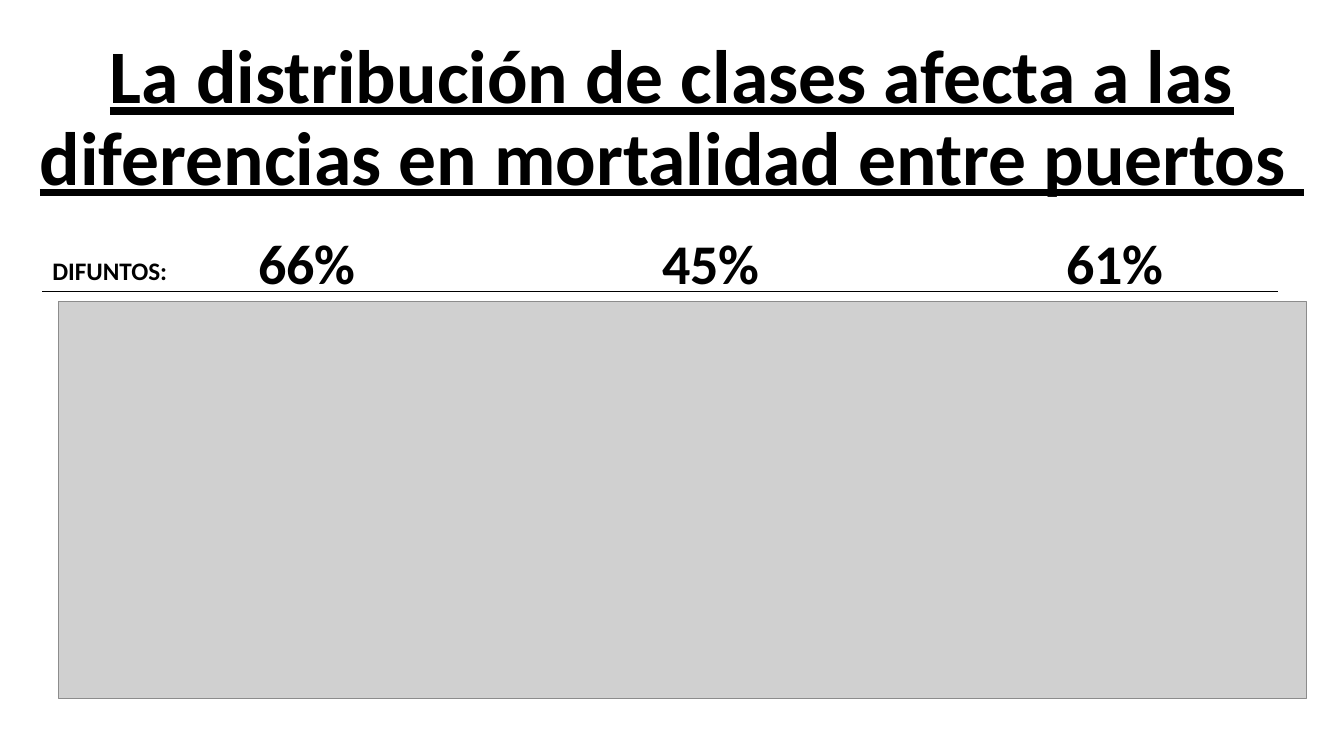
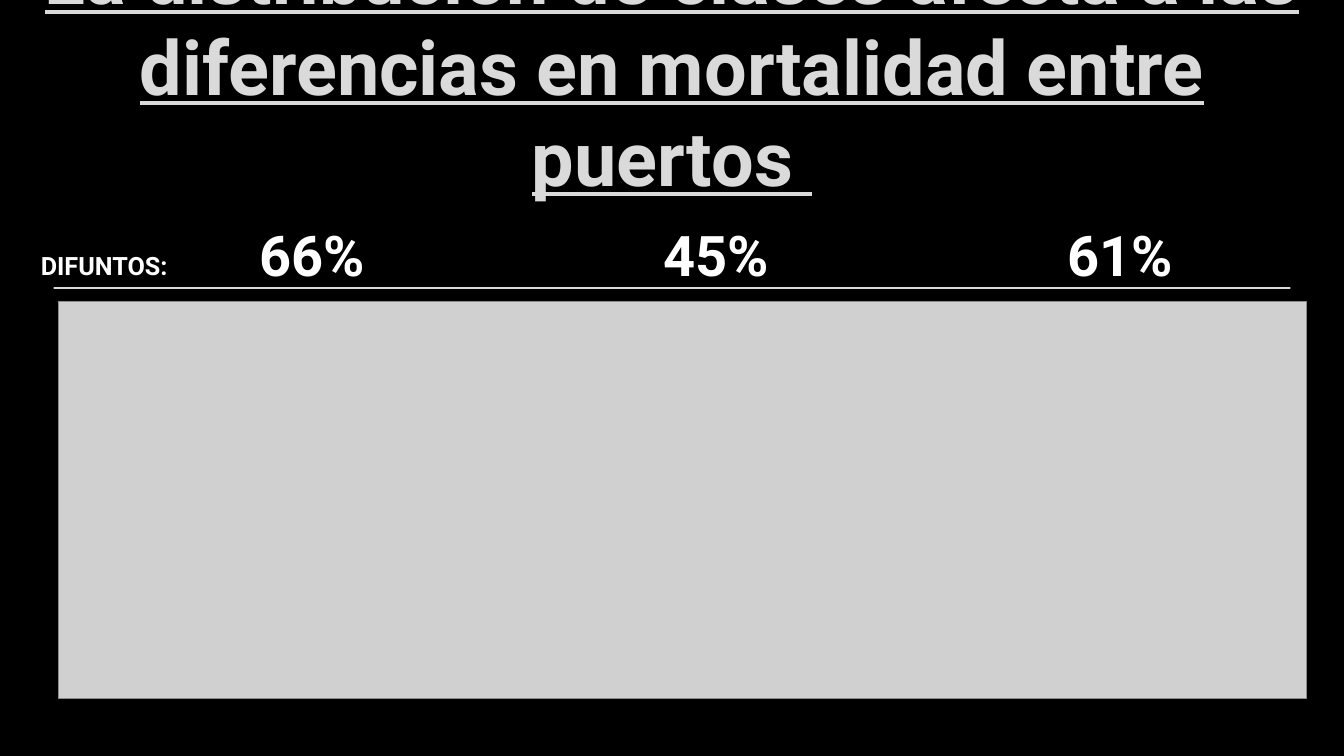
Before and after one commit to guicnw/ONLINE_DS_THEBRIDGE_GUILLERMO, a slide deck: slide 5 of Sprint_8/Sprint8_Unidad_2/Practica_Obligatoria_Sprint8_Unidad_2/Titanic Presentación.pptx. Drawn at 1344x756 pixels with LibreOffice and Linux fonts; fonts in the diff are those of the drawing; grey boxes stand for pictures; background and template pictures are left out. Boxes give left, top, right and bottom in pixels: in the first picture for what was removed or moved away, otherwise in the second. Text is boxed around its words. In the diff, an @@ line names an element or a change of style, - is before the commit and + after.

```diff
--- a/Sprint_8/Sprint8_Unidad_2/Practica_Obligatoria_Sprint8_Unidad_2/Titanic Presentación.pptx
+++ b/Sprint_8/Sprint8_Unidad_2/Practica_Obligatoria_Sprint8_Unidad_2/Titanic Presentación.pptx
@@ background #FFFFFF to picture (left out) @@
@@ title "La distribución de clases afecta ..." at [45, 0, 1297, 202]: font Calibri to Roboto, text colour #000000 to #DADADA, letter outline none to #404040 0.75 pt; line spacing 0.9 to 1 @@
@@ 3 texts: place and size @@
-3 texts at [258, 245, 1163, 292]
+3 texts at [260, 235, 1173, 289]
@@ font Calibri to Roboto, text colour #000000 to #FFFFFF in 4 elements at [1068, 235, 1173, 289], [260, 235, 365, 289], [664, 235, 769, 289], [41, 257, 168, 276] @@
@@ text "DIFUNTOS:": place and size @@
-text "DIFUNTOS:" at [52, 263, 167, 281]
+text "DIFUNTOS:" at [41, 257, 168, 276]
@@ line moved from (42, 291) - (1278, 291) to (54, 288) - (1291, 288) @@
@@ line (54, 288) - (1291, 288): stroke #000000 0.5 pt to #DADADA 1 pt @@
```
Also in this commit, not shown: 4 other slides changed.
